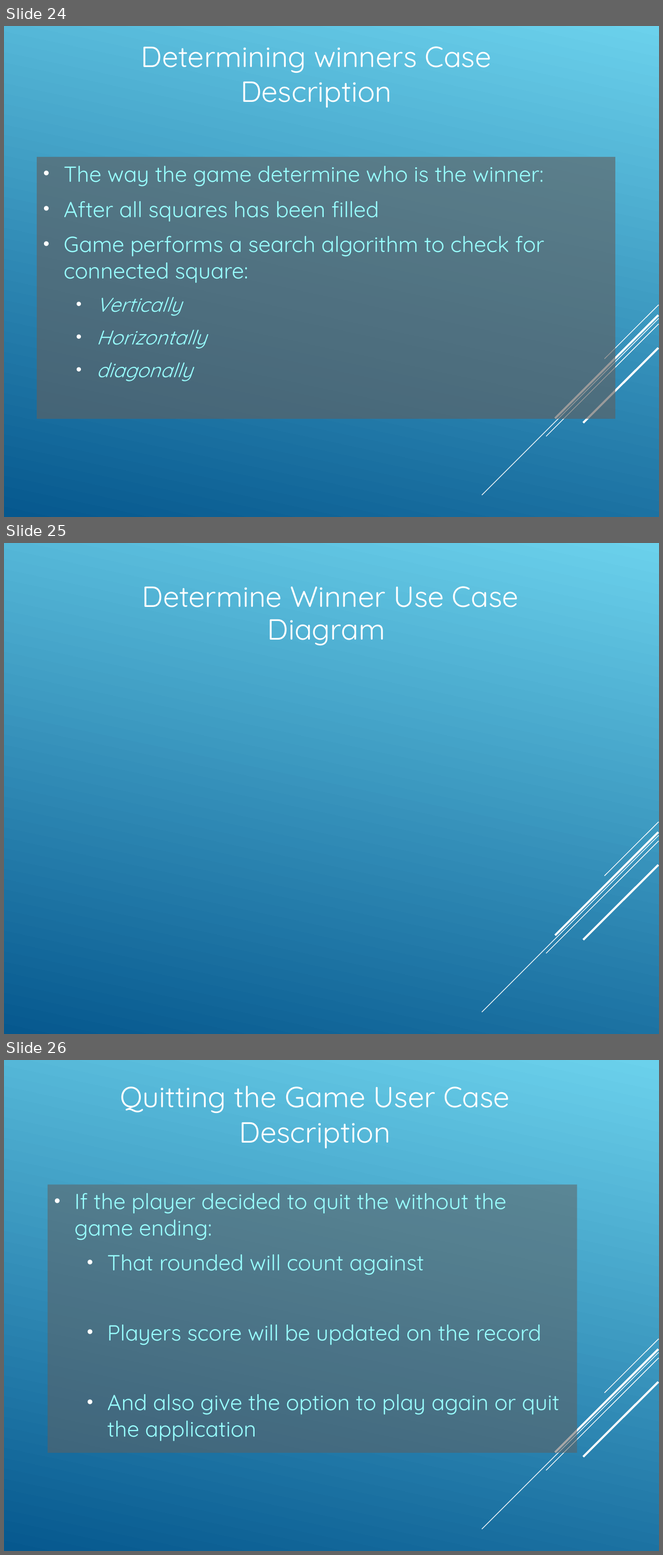
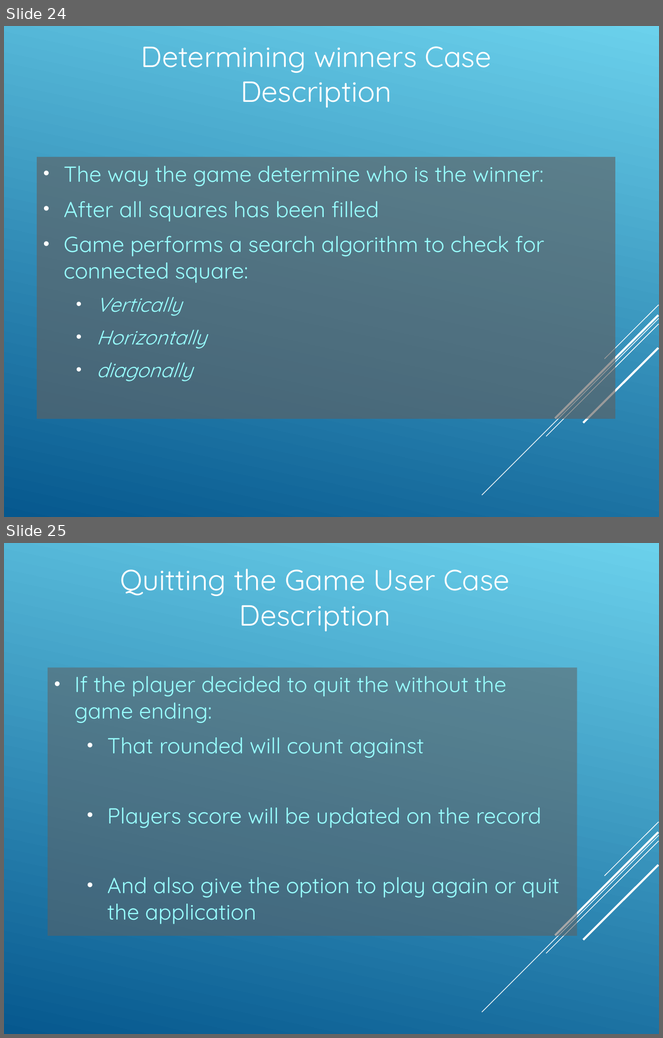
Before and after one commit to Amatarasu/A-Team, a slide deck: Power.Point.Presentation-bk.ppt. Shown one above the other, each under a label of ours: slides 24, 25 and 26 before the commit, slides 24 and 25 after it. The pictures are 663x1555 and 663x1038 pixels, drawn with LibreOffice and Linux fonts; fonts in the diff are those of the drawing. Boxes give left, top, right and bottom in pixels: in the first picture for what was removed or moved away, otherwise in the second. Text is boxed around its words. In the diff, an @@ line names an element or a change of style, - is before the commit and + after.

Commit message:
added the sequence diagrams to the powerpoint

```diff
--- a/Power.Point.Presentation-bk.ppt
+++ b/Power.Point.Presentation-bk.ppt
@@ slide 25 removed at <box>4,543,659,1034</box>, background gradient #06588E to #6BD1EC; not listed: 5 template elements that a slide beside it also shows @@
@@ title removed at <box>142,586,519,645</box> @@
-Determine Winner Use Case Diagram
@@ what was slide 26 is now slide 25 @@
```
Also in this commit, not shown: 3 slides changed, 4 other slides removed, 6 other files.
